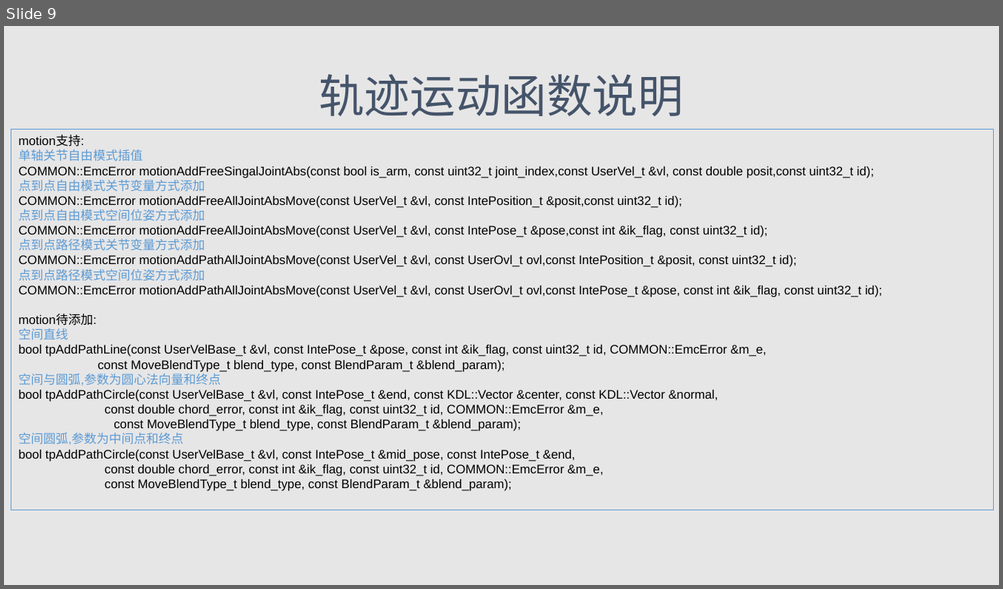
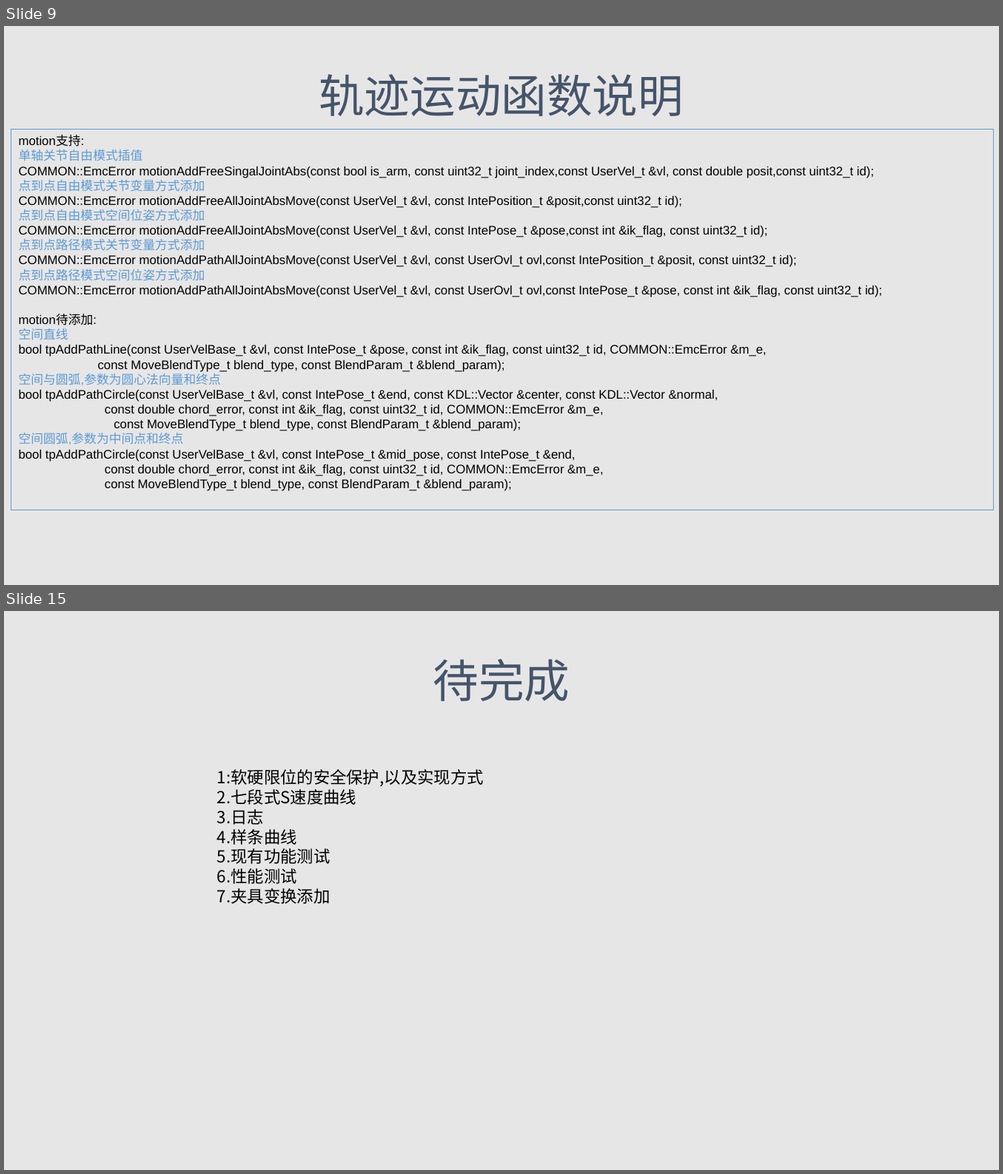
Before and after one commit to wenphi/about_by, a slide deck: motion流程演示.pptx. Shown one above the other, each under a label of ours: slide 9 before the commit, slides 9 and 15 after it; the slides between them are not shown. The pictures are 1003x589 and 1003x1174 pixels, drawn with LibreOffice and Linux fonts; fonts in the diff are those of the drawing. Boxes give left, top, right and bottom in pixels: in the first picture for what was removed or moved away, otherwise in the second. Text is boxed around its words. In the diff, an @@ line names an element or a change of style, - is before the commit and + after.

```diff
--- a/motion流程演示.pptx
+++ b/motion流程演示.pptx
@@ slide 15 added at (4,611,999,1170), background #E7E6E6 @@
@@ title added at (432,659,569,701), 44 pt, text #44546A @@
+待完成
@@ text added at (217,769,484,904), 16 pt, text #000000 @@
+1:软硬限位的安全保护,以及实现方式
+2.七段式S速度曲线
+3.日志
+4.样条曲线
+5.现有功能测试
+6.性能测试
+7.夹具变换添加
```
Also in this commit, not shown: 7 slides changed, 5 other slides added, 1 slide removed, 11 other files.
